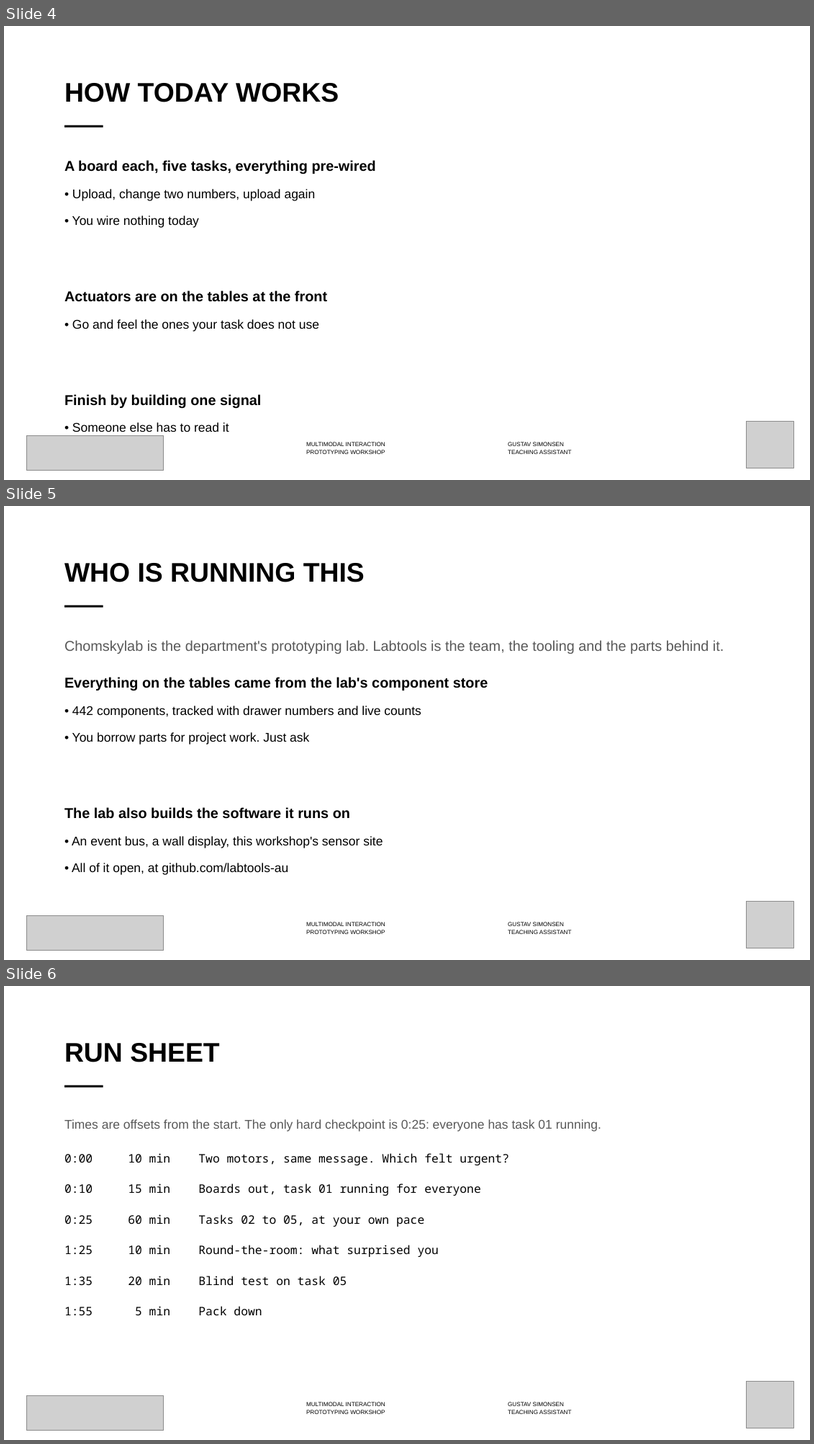
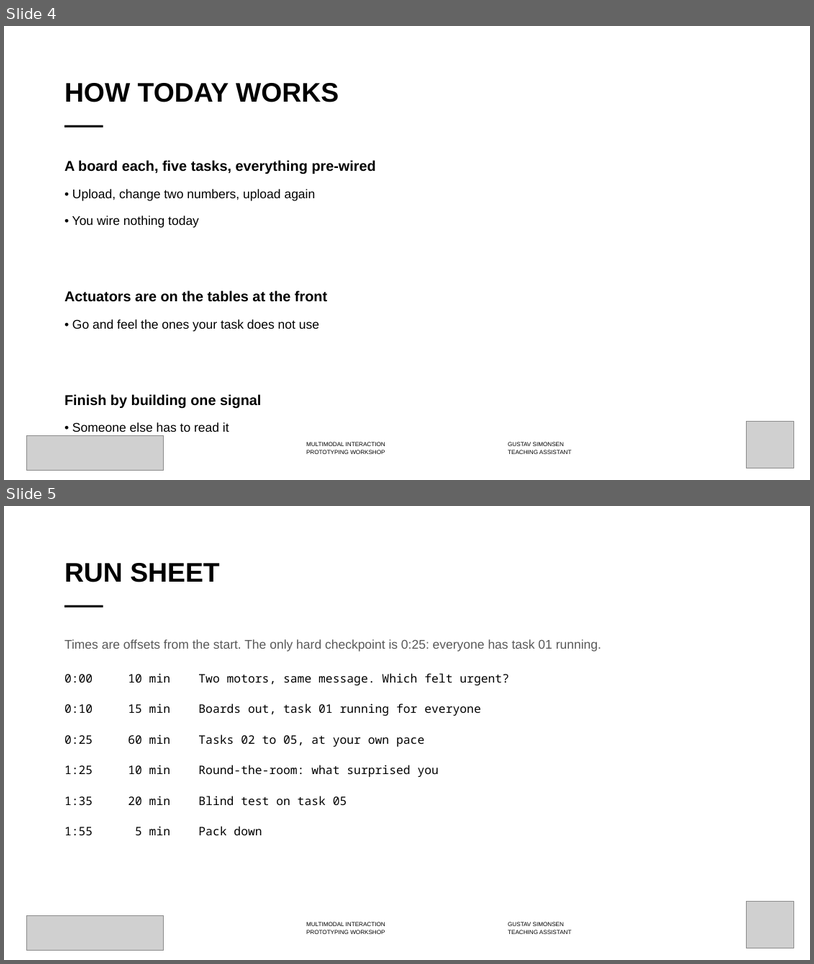
Before and after one commit to labtools-au/multimodal-actuator-workshop, a slide deck: docs/multimodal-actuator-workshop.pptx. Shown one above the other, each under a label of ours: slides 4, 5 and 6 before the commit, slides 4 and 5 after it. The pictures are 814x1444 and 814x964 pixels, drawn with LibreOffice and Linux fonts; fonts in the diff are those of the drawing; grey boxes stand for pictures; background and template pictures are left out. Boxes give left, top, right and bottom in pixels: in the first picture for what was removed or moved away, otherwise in the second. Text is boxed around its words. In the diff, an @@ line names an element or a change of style, - is before the commit and + after.

```diff
--- a/docs/multimodal-actuator-workshop.pptx
+++ b/docs/multimodal-actuator-workshop.pptx
@@ slide 5 removed at [4, 506, 810, 960], background #FFFFFF; not listed: 3 template elements that a slide beside it also shows @@
@@ title removed at [64, 563, 365, 582] @@
-WHO IS RUNNING THIS
@@ text removed at [64, 640, 724, 875] @@
-Chomskylab is the department's prototyping lab. Labtools is the team, the tooling and the parts behind it.
-Everything on the tables came from the lab's component store
-• 442 components, tracked with drawer numbers and live counts
-• You borrow parts for project work. Just ask
-The lab also builds the software it runs on
-• An event bus, a wall display, this workshop's sensor site
-• All of it open, at github.com/labtools-au
@@ picture removed at [27, 915, 164, 950] @@
@@ picture removed at [747, 901, 794, 948] @@
@@ what was slide 6 is now slide 5 @@
```
Also in this commit, not shown: 3 slides changed, 5 other slides removed, 4 other files.
